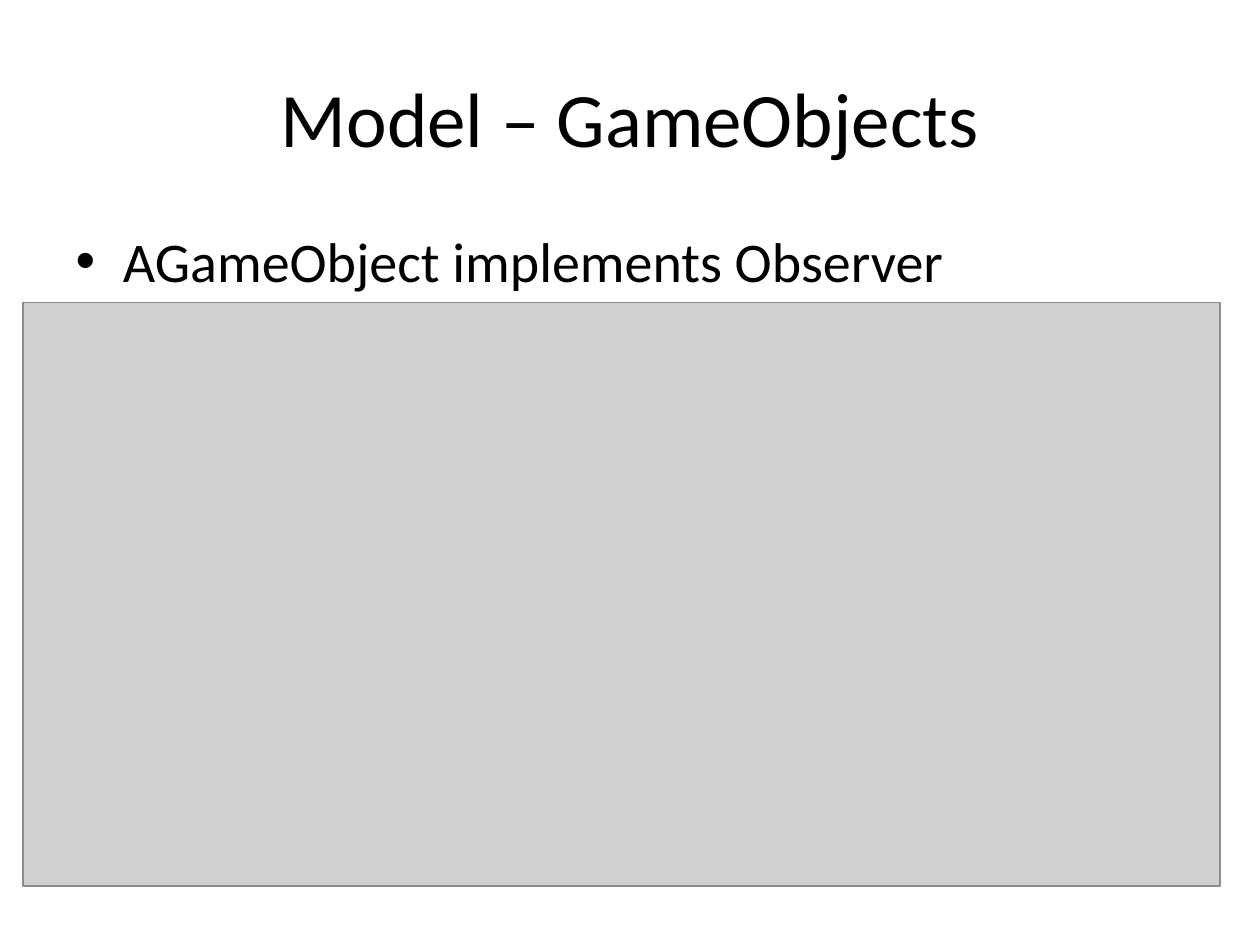
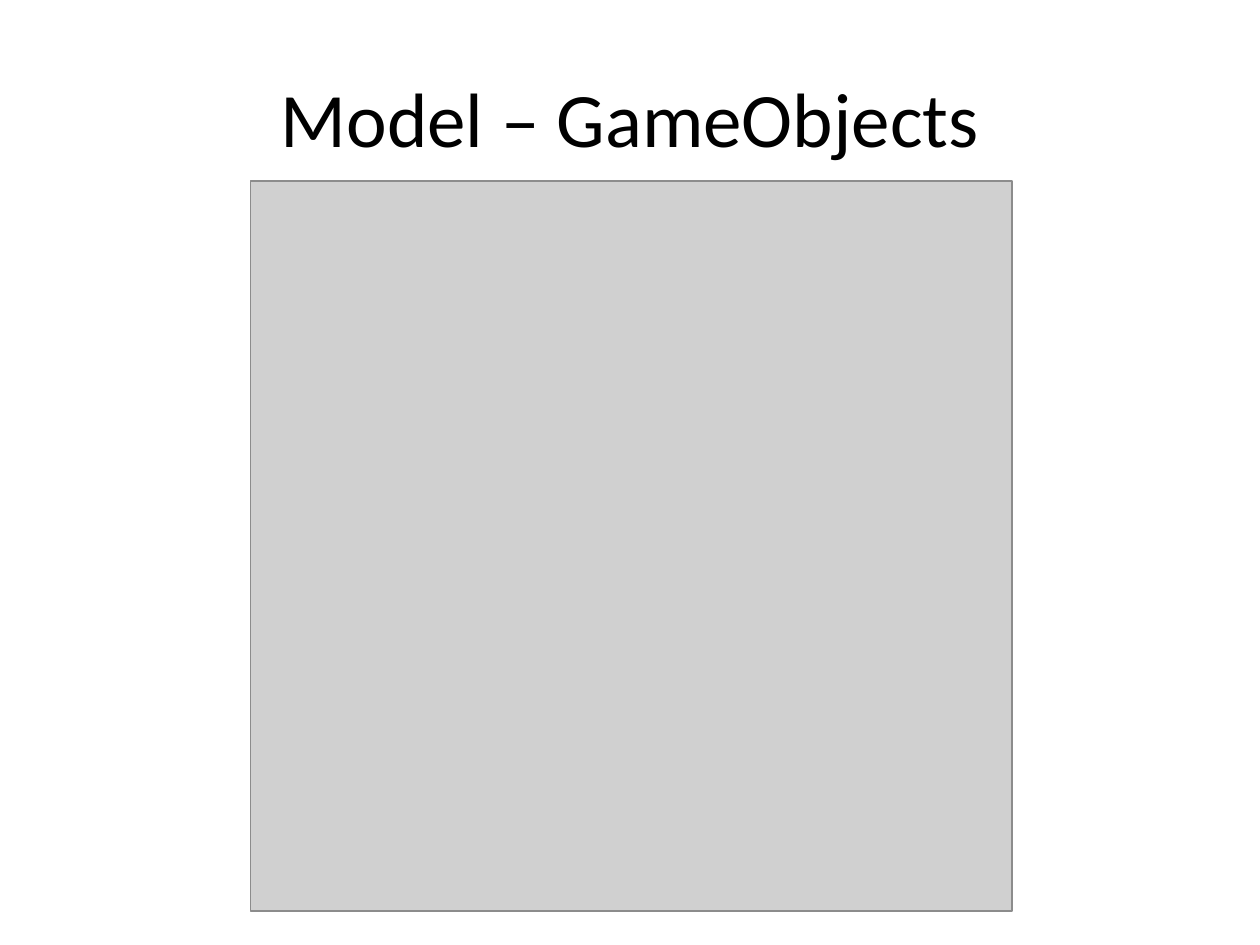
Before and after one commit to 11manu96/comp504-H7, a slide deck: slide 7 of src/main/resources/hw7_presentation.pptx. Drawn at 1260x945 pixels with LibreOffice and Linux fonts; fonts in the diff are those of the drawing; grey boxes stand for pictures. Boxes give left, top, right and bottom in pixels: in the first picture for what was removed or moved away, otherwise in the second. Text is boxed around its words. In the diff, an @@ line names an element or a change of style, - is before the commit and + after.

```diff
--- a/src/main/resources/hw7_presentation.pptx
+++ b/src/main/resources/hw7_presentation.pptx
@@ picture: place and size @@
-picture at [23, 302, 1220, 886]
+picture at [251, 181, 1012, 912]
@@ text removed at [123, 243, 943, 292] @@
-• AGameObject implements Observer
```
Also in this commit, not shown: 3 other slides changed.
